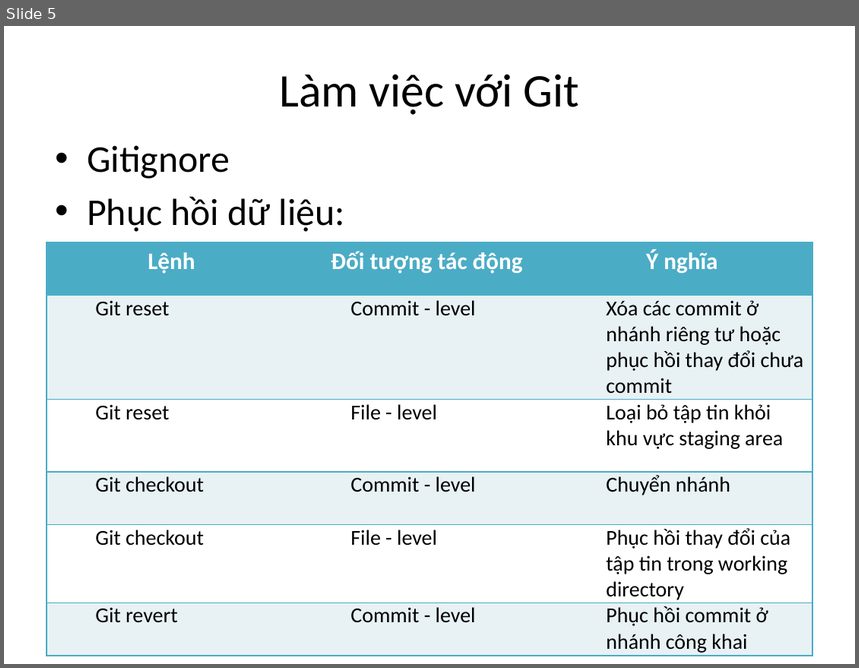
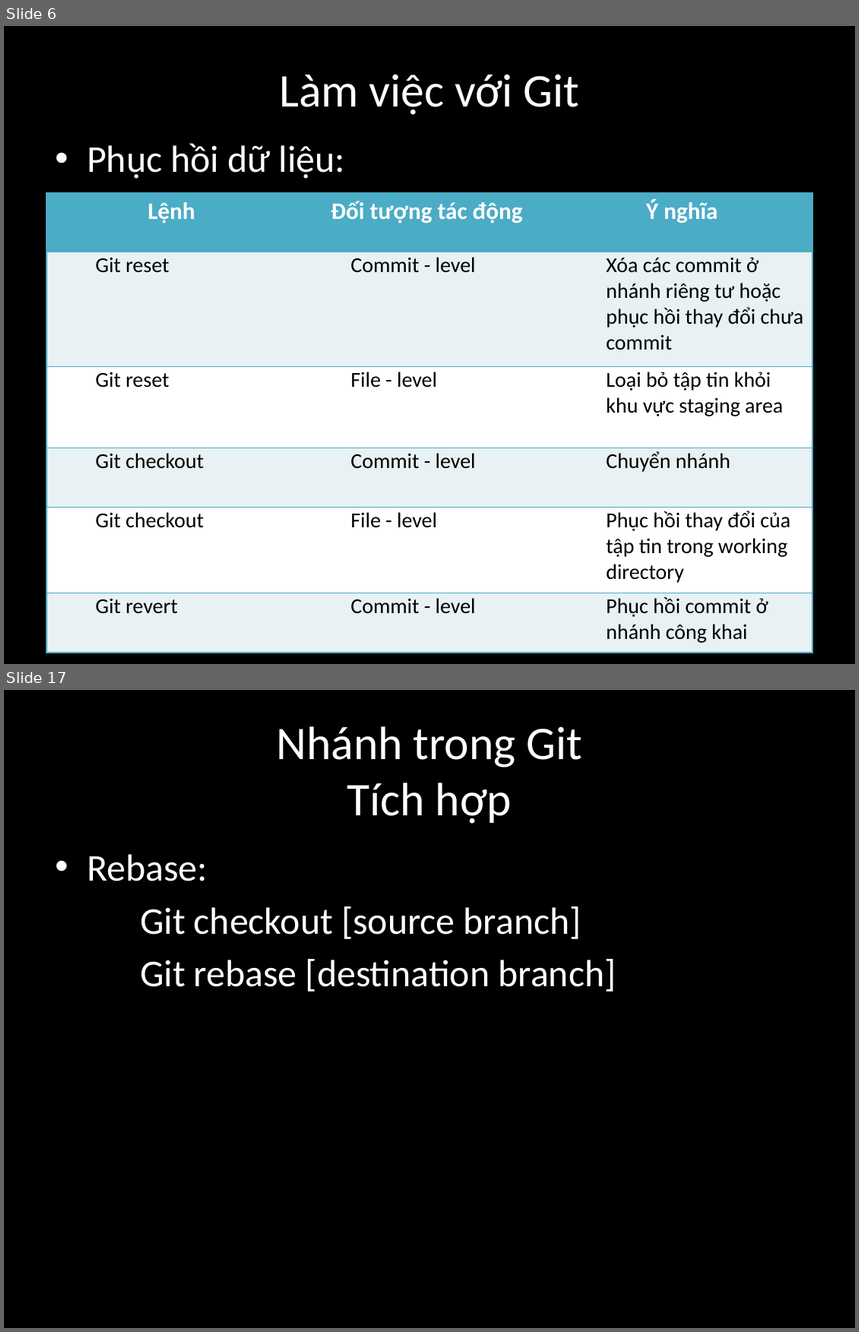
Before and after one commit to ducha228/Seminar, a slide deck: Seminar Git HaND/Seminar_Git_Slide.pptx. Shown one above the other, each under a label of ours: slide 5 before the commit, slides 6 and 17 after it; the slides between them are not shown. The pictures are 859x668 and 859x1332 pixels, drawn with LibreOffice and Linux fonts; fonts in the diff are those of the drawing. Boxes give left, top, right and bottom in pixels: in the first picture for what was removed or moved away, otherwise in the second. Text is boxed around its words. In the diff, an @@ line names an element or a change of style, - is before the commit and + after.

```diff
--- a/Seminar Git HaND/Seminar_Git_Slide.pptx
+++ b/Seminar Git HaND/Seminar_Git_Slide.pptx
@@ slide 17 added at box(4, 690, 855, 1328), background #000000 @@
@@ title added at box(277, 726, 582, 824), 39.6 pt, text #FFFFFF @@
+Nhánh trong Git
+Tích hợp
@@ text added at box(87, 854, 617, 992), 32 pt, text #FFFFFF @@
+• Rebase:
+Git checkout [source branch]
+Git rebase [destination branch]
@@ what was slide 5 is now slide 6 @@
@@ slide 6 changed as well @@
@@ background #FFFFFF to #000000 @@
@@ title "Làm việc với Git" at box(279, 74, 579, 115): text colour #000000 to #FFFFFF @@
@@ text "Phục hồi dữ liệu:" at box(87, 143, 345, 179): text colour #000000 to #FFFFFF @@
@@ text at box(87, 145, 230, 179): paragraph removed @@
-• Gitignore
@@ table: place and size @@
-table at box(47, 243, 813, 656)
+table at box(47, 193, 813, 652)
```
Also in this commit, not shown: 5 other slides changed, 16 other slides added, 1 slide removed, 1 other file.
